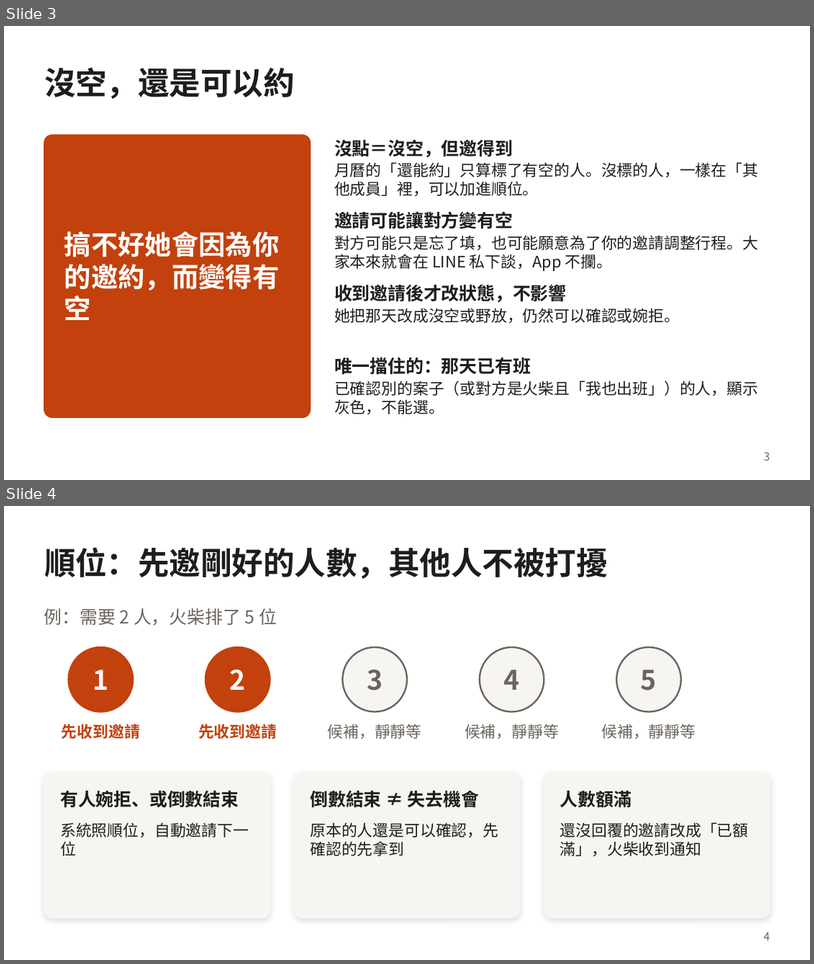
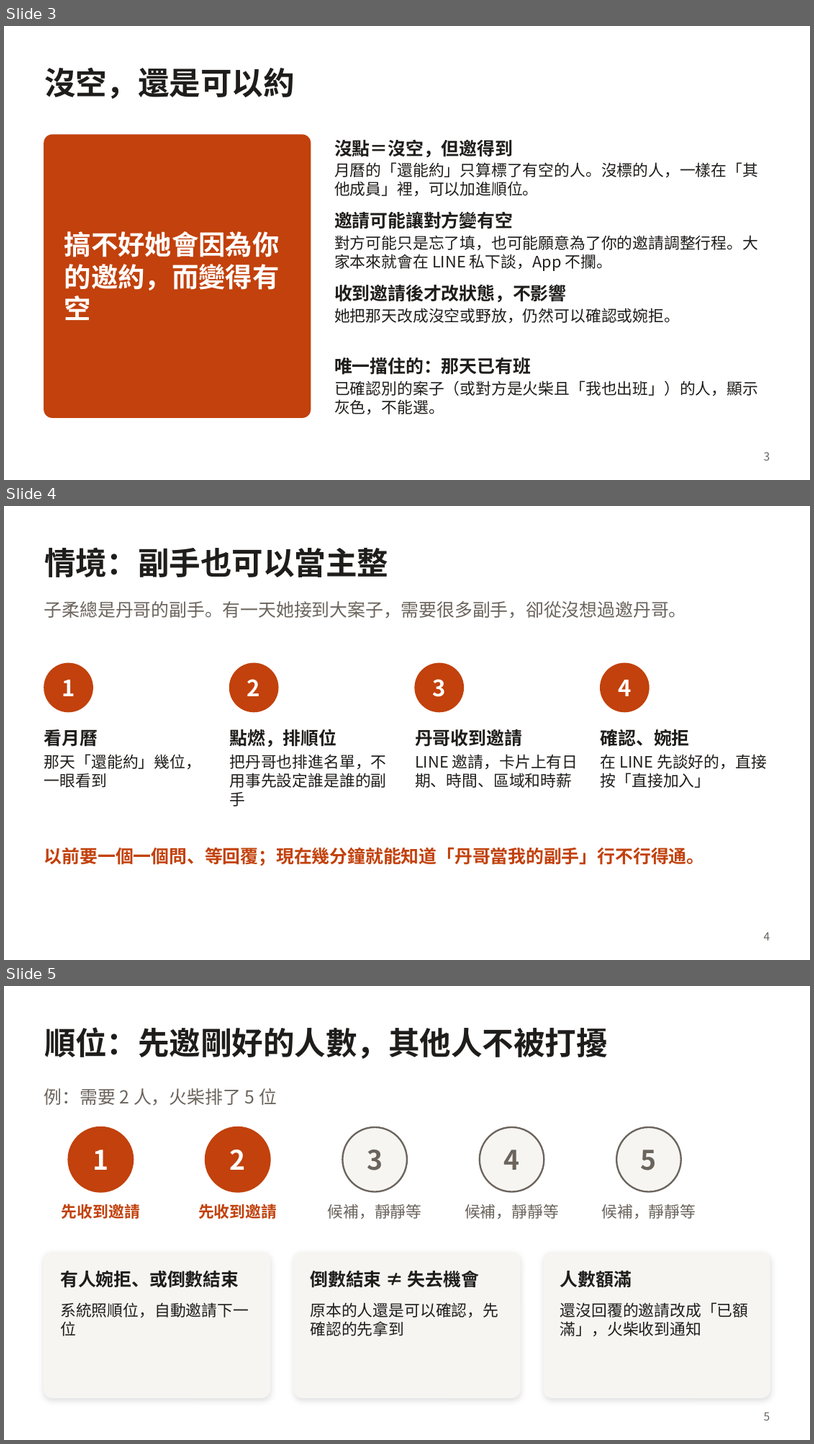
Before and after one commit to ababaa2abbb-huochai/huochai-app, a slide deck: docs/briefing/huochai-briefing.pptx. Shown one above the other, each under a label of ours: slides 3 and 4 before the commit, slides 3, 4 and 5 after it. The pictures are 814x964 and 814x1444 pixels, drawn with LibreOffice and Linux fonts; fonts in the diff are those of the drawing. Boxes give left, top, right and bottom in pixels: in the first picture for what was removed or moved away, otherwise in the second. Text is boxed around its words. In the diff, an @@ line names an element or a change of style, - is before the commit and + after.

```diff
--- a/docs/briefing/huochai-briefing.pptx
+++ b/docs/briefing/huochai-briefing.pptx
@@ slide 4 added at <box>4,506,810,960</box>, background #FFFFFF @@
@@ title added at <box>44,547,388,577</box>, 28 pt, text #1F1D1B, bold @@
+情境：副手也可以當主整
@@ text added at <box>44,601,687,618</box>, 16 pt, text #6B645D @@
+子柔總是丹哥的副手。有一天她接到大案子，需要很多副手，卻從沒想過邀丹哥。
@@ ellipse added at <box>44,663,93,712</box>, fill #C2410C, outline #C2410C 1 pt @@
@@ ellipse added at <box>230,663,278,712</box>, fill #C2410C, outline #C2410C 1 pt @@
@@ ellipse added at <box>415,663,463,712</box>, fill #C2410C, outline #C2410C 1 pt @@
@@ ellipse added at <box>601,663,649,712</box>, fill #C2410C, outline #C2410C 1 pt @@
@@ text added at <box>62,680,75,696</box>, 20 pt, text #FFFFFF, bold @@
+1
@@ text added at <box>247,679,260,696</box>, 20 pt, text #FFFFFF, bold @@
+2
@@ text added at <box>433,679,446,697</box>, 20 pt, text #FFFFFF, bold @@
+3
@@ text added at <box>618,680,631,696</box>, 20 pt, text #FFFFFF, bold @@
+4
@@ text added at <box>44,729,98,746</box>, 16 pt, text #1F1D1B, bold @@
+看月曆
@@ text added at <box>230,728,337,746</box>, 16 pt, text #1F1D1B, bold @@
+點燃，排順位
@@ text added at <box>415,729,522,746</box>, 16 pt, text #1F1D1B, bold @@
+丹哥收到邀請
@@ text added at <box>601,728,690,746</box>, 16 pt, text #1F1D1B, bold @@
+確認、婉拒
@@ text added at <box>44,754,201,788</box>, 14 pt, text #1F1D1B @@
+那天「還能約」幾位，一眼看到
@@ text added at <box>230,754,387,806</box>, 14 pt, text #1F1D1B @@
+把丹哥也排進名單，不用事先設定誰是誰的副手
@@ text added at <box>415,754,578,788</box>, 14 pt, text #1F1D1B @@
+LINE 邀請，卡片上有日期、時間、區域和時薪
@@ text added at <box>601,754,767,788</box>, 14 pt, text #1F1D1B @@
+在 LINE 先談好的，直接按「直接加入」
@@ text added at <box>44,847,705,866</box>, 16 pt, text #C2410C, bold @@
+以前要一個一個問、等回覆；現在幾分鐘就能知道「丹哥當我的副手」行不行得通。
@@ page number added at <box>764,932,771,940</box>, 10 pt, text #6B645D @@
+4
@@ what was slide 4 is now slide 5 @@
@@ page number at <box>764,1412,771,1420</box>: text changed @@
-4
+5
```
